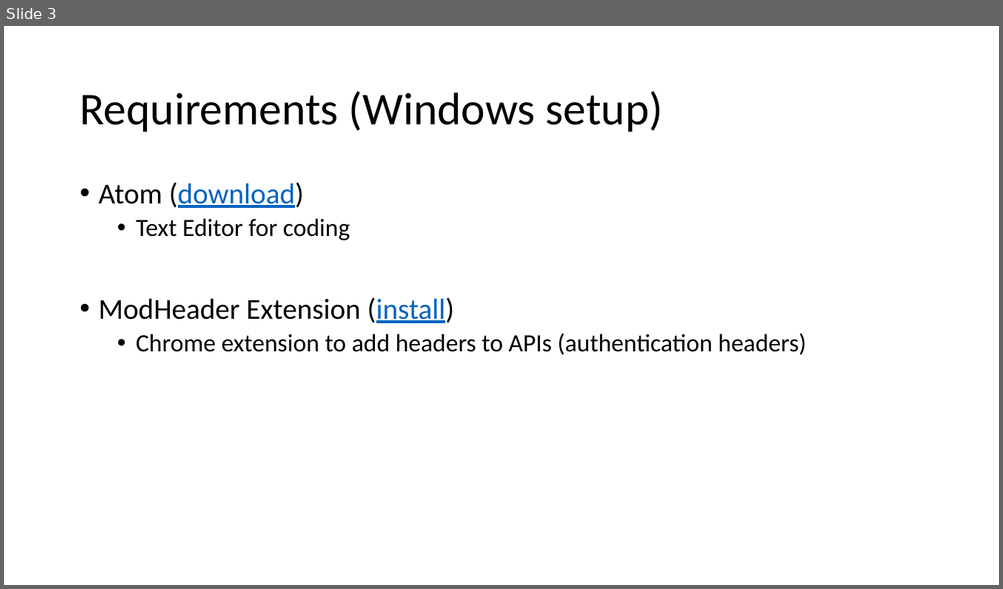
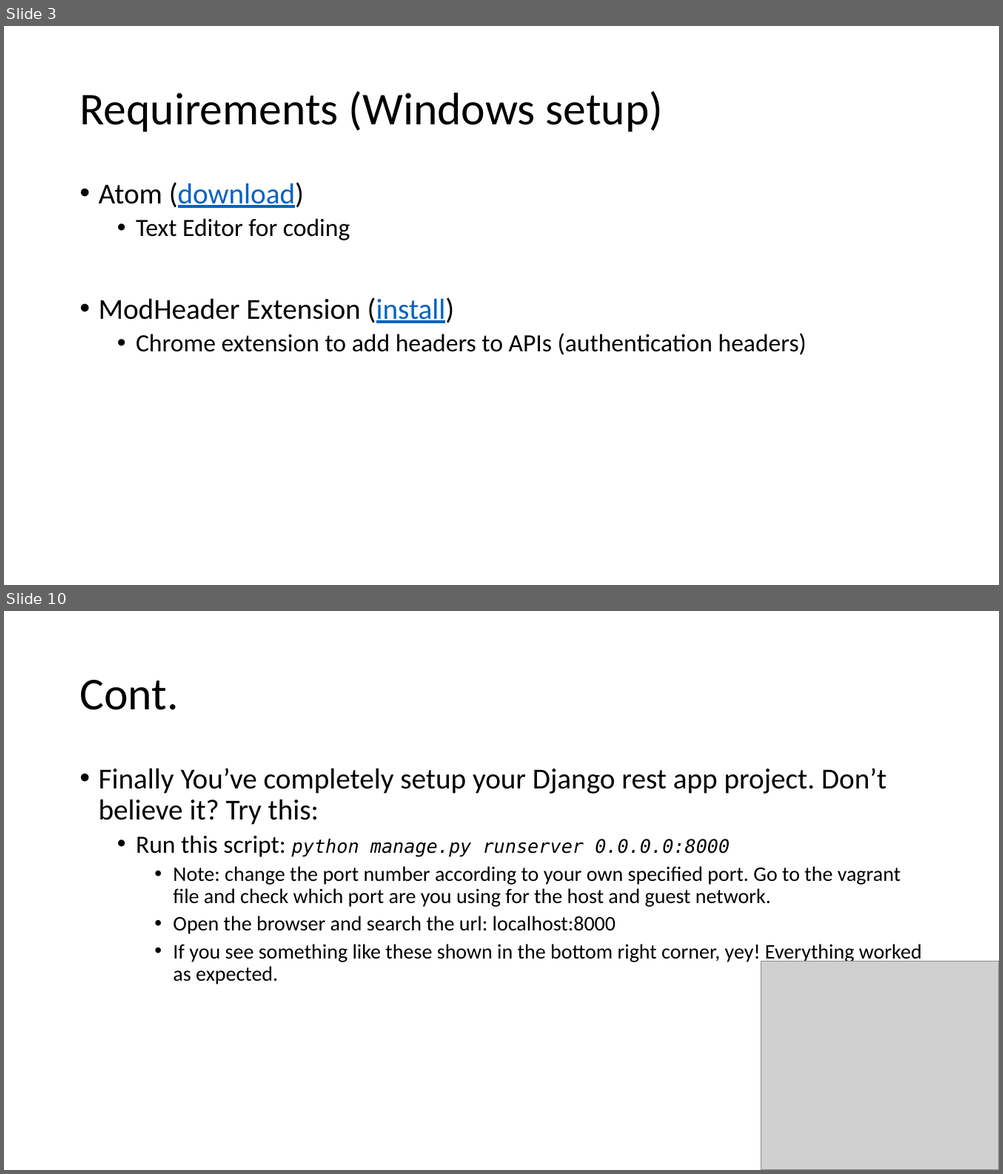
Before and after one commit to Smit24-git/profiles-rest-api, a slide deck: setup.pptx. Shown one above the other, each under a label of ours: slide 3 before the commit, slides 3 and 10 after it; the slides between them are not shown. The pictures are 1003x589 and 1003x1174 pixels, drawn with LibreOffice and Linux fonts; fonts in the diff are those of the drawing; grey boxes stand for pictures. Boxes give left, top, right and bottom in pixels: in the first picture for what was removed or moved away, otherwise in the second. Text is boxed around its words. In the diff, an @@ line names an element or a change of style, - is before the commit and + after.

Commit message:
Created Django Project and app

```diff
--- a/setup.pptx
+++ b/setup.pptx
@@ slide 10 added at [4, 611, 999, 1170], background #FFFFFF @@
@@ title added at [79, 680, 178, 710], 44 pt, text #000000 @@
+Cont.
@@ text added at [99, 768, 922, 985], 20 pt, text #000000 @@
+• Finally You’ve completely setup your Django rest app project. Don’t believe it? Try this:
+  • Run this script: python manage.py runserver 0.0.0.0:8000
+    • Note: change the port number according to your own specified port. Go to the vagrant file and check which port are you using for the host and guest network.
+    • Open the browser and search the url: localhost:8000
+    • If you see something like these shown in the bottom right corner, yey! Everything worked as expected.
@@ picture added at [760, 962, 999, 1170] @@
```
Also in this commit, not shown: 1 slide changed, 5 other slides added, 14 other files.
